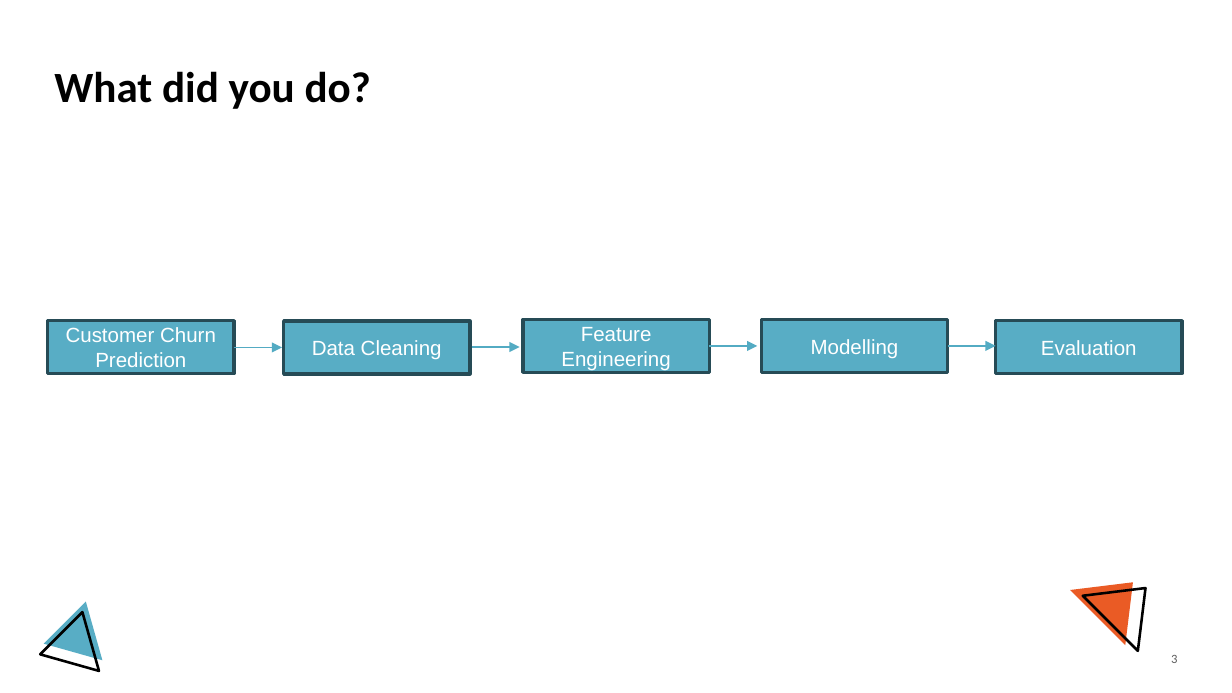
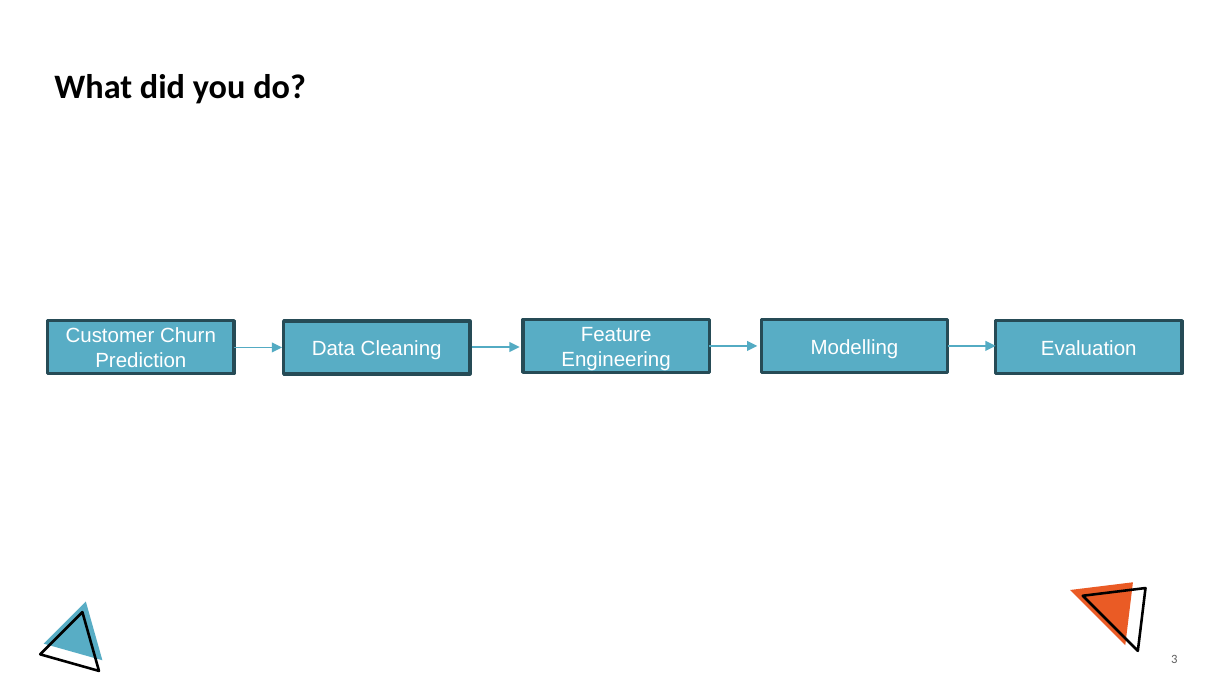
Before and after one commit to gwillcoding/ML_project, a slide deck: slide 3 of Project_presentation.pptx. Drawn at 1232x693 pixels with LibreOffice and Linux fonts; fonts in the diff are those of the drawing; background and template pictures are left out. Boxes give left, top, right and bottom in pixels: in the first picture for what was removed or moved away, otherwise in the second. Text is boxed around its words. In the diff, an @@ line names an element or a change of style, - is before the commit and + after.

```diff
--- a/Project_presentation.pptx
+++ b/Project_presentation.pptx
@@ title "What did you do?" at [54,74,306,104]: size 25.2 to 20 pt @@
```
Also in this commit, not shown: 8 other slides changed, 2 slides added, 1 slide removed, 1 other file.
